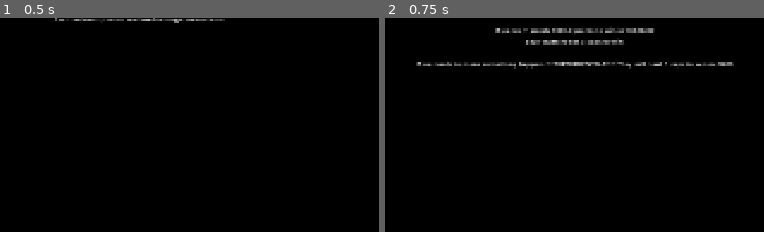
Above: before the commit, frames 1-2 (left to right).
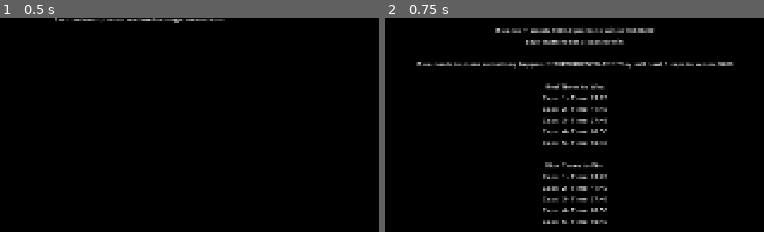
Above: after the commit, the same moments.

Repository: matthew-cavener/neb-control-score-calculator
Game: Godot game, scene res://scenes/main.tscn
Same seed, same stepped clock (60 frames per second), same inputs: the game is played once before the commit and once after it.
Inputs (mouse positions are % of the whole screen's width and height, from its top left):
- Up to frame 1 (0.5 s): no input
- Up to frame 2 (0.75 s): click (10, 13) at 0.5 s
The pictures show only the part of the screen within x 32-82%, y 29-79%; the shares and areas given below are measured in that part.

Frame 1 is identical in both runs. In frame 2, 3.0% of the frame differs, in the area x 41-59%, y 30-97%.

Commit message:
add times to win output

Diff:
--- a/godot/scenes/main.gd
+++ b/godot/scenes/main.gd
@@ -93,21 +93,25 @@
     for key in blue_times_to_win.keys():
         blue_times_to_win[key] = convert_seconds_to_minutes_seconds(int(blue_times_to_win[key]))
 
-    # var red_team_extras = "Red team caps:time to win: " + str(red_times_to_win)
-    # var blue_team_extras = "Blue team caps:time to win: " + str(blue_times_to_win)
-
     var red_team_victory_conditions = "Red team needs " + str(points_to_red_victory) + " points to win in " + convert_seconds_to_minutes_seconds(int(time_to_red_victory))
     var blue_team_victory_conditions = "Blue team needs " + str(points_to_blue_victory) + " points to win in " + convert_seconds_to_minutes_seconds(int(time_to_blue_victory))
 
     red_team_victory_conditions += "\nRed team needs " + str(red_caps_needed) + " caps to win.\n"
     blue_team_victory_conditions += "\nBlue team needs " + str(blue_caps_needed) + " caps to win.\n"
+
+    var red_times_to_win_formatted = format_times_to_win(red_times_to_win)
+    var blue_times_to_win_formatted = format_times_to_win(blue_times_to_win)
+
     $VictoryConditionsLabel.text = (
         red_team_victory_conditions +
         "\n" +
         blue_team_victory_conditions +
         "\n" +
-        projected_loser + " needs to make something happen. **EXPERIMENTAL!!!** They will need " + str(loser_caps_needed + 1) + " caps to win in " + approx_time_to_extra_cap_needed
+        projected_loser + " needs to make something happen. **EXPERIMENTAL!!!** They will need " + str(loser_caps_needed + 1) + " caps to win in " + approx_time_to_extra_cap_needed +
+        "\n\nRed Times to Win:\n" + red_times_to_win_formatted +
+        "\nBlue Times to Win:\n" + blue_times_to_win_formatted
     )
+
 
 func calculate_time_to_win(points_to_victory: int, caps: int) -> float:
     return (points_to_victory * SCORE_TIMER_INTERVAL) / (caps * SCORE_PER_CAP_POINT)
@@ -150,3 +154,10 @@
 
 func _on_manual_score_tick_button_pressed() -> void:
     calculate_score()
+
+
+func format_times_to_win(times_to_win: Dictionary) -> String:
+    var formatted_string = ""
+    for key in times_to_win.keys():
+        formatted_string += "Caps: " + str(key) + " - Time: " + str(times_to_win[key]) + "\n"
+    return formatted_string
